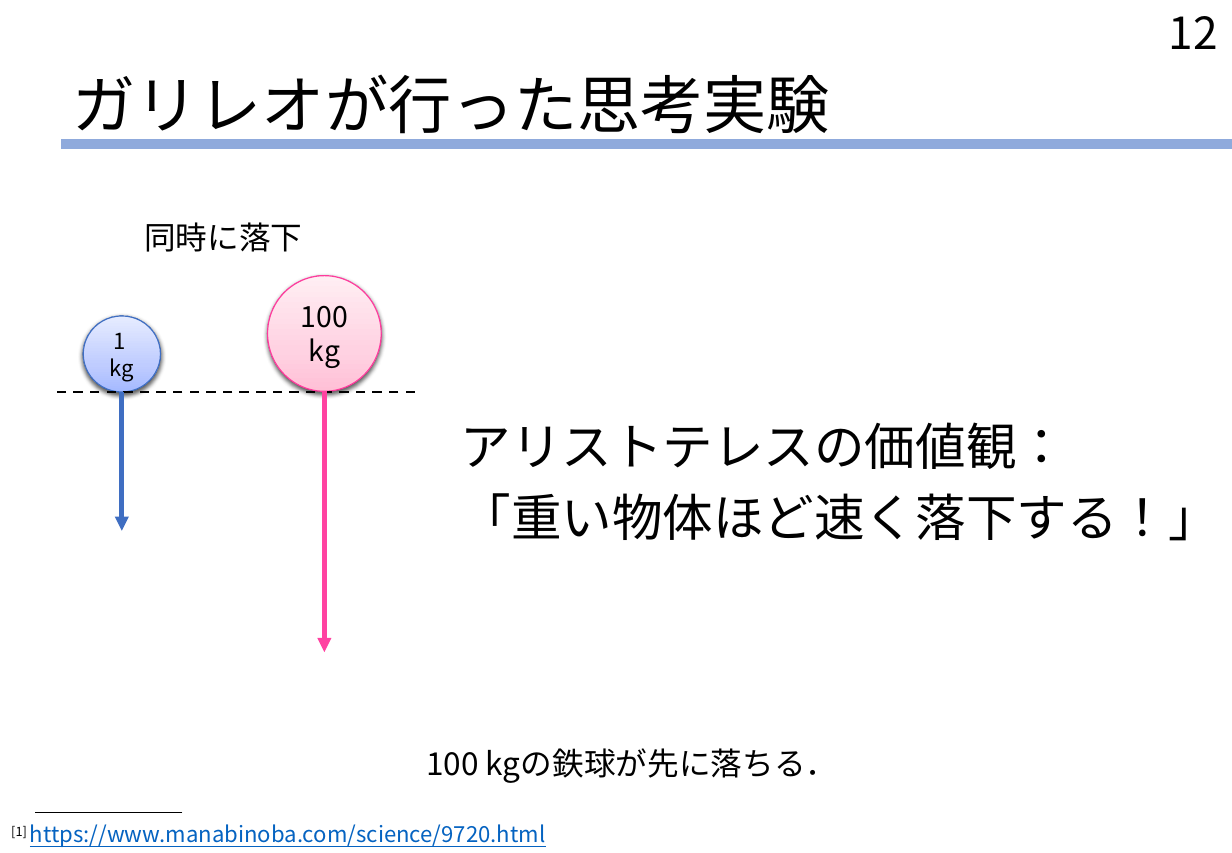
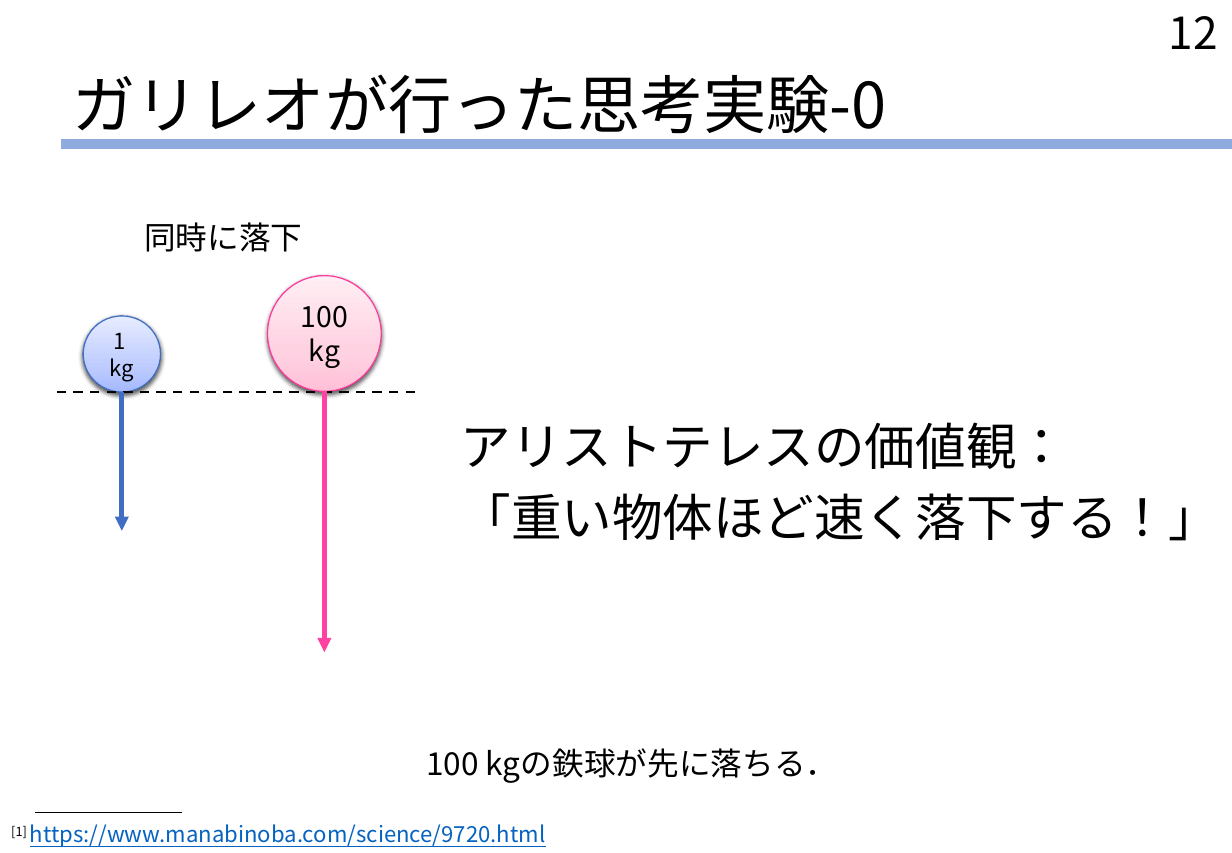
Before and after one commit to Y-teraya/Y-teraya.github.io, a slide deck: slide 12 of EM03/EM03_slide.pptx. Drawn at 1232x853 pixels with LibreOffice and Linux fonts; fonts in the diff are those of the drawing. Boxes give left, top, right and bottom in pixels: in the first picture for what was removed or moved away, otherwise in the second. Text is boxed around its words. In the diff, an @@ line names an element or a change of style, - is before the commit and + after.

```diff
--- a/EM03/EM03_slide.pptx
+++ b/EM03/EM03_slide.pptx
@@ title at (x1=73, y1=75, x2=887, y2=143): text changed @@
-ガリレオが行った思考実験
+ガリレオが行った思考実験-0
```
Also in this commit, not shown: 5 other slides changed, 4 other files.
